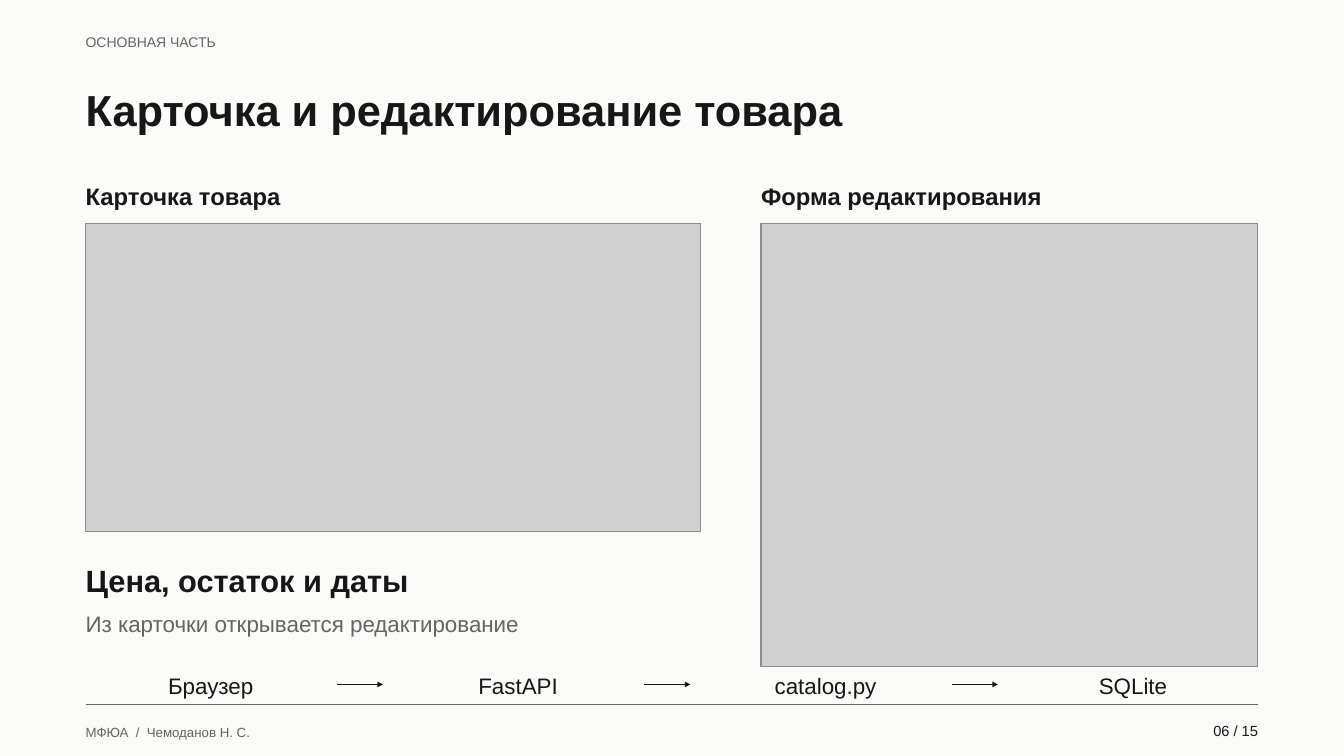
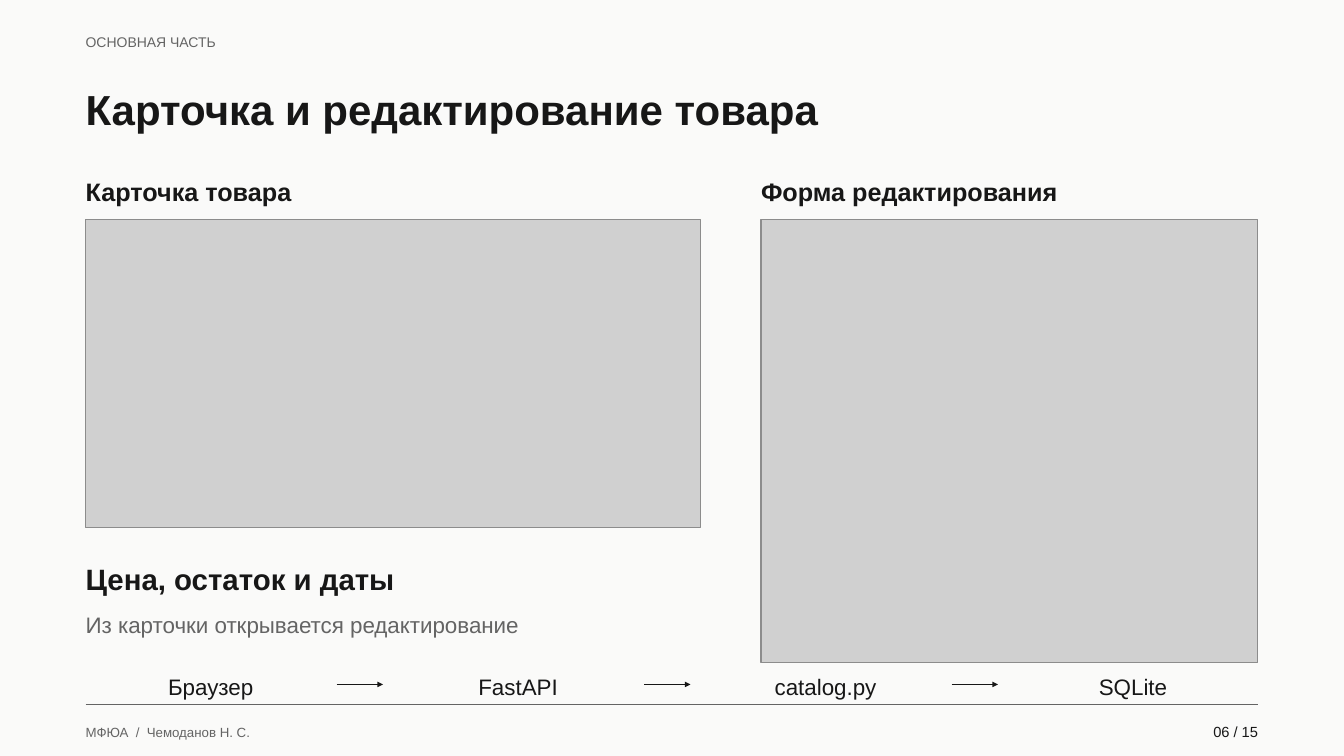
Before and after one commit to Koryza/kyyyyyrsach, a slide deck: slide 6 of docs/defense/catalog_defense.pptx. Drawn at 1344x756 pixels with LibreOffice and Linux fonts; fonts in the diff are those of the drawing; grey boxes stand for pictures. Boxes give left, top, right and bottom in pixels: in the first picture for what was removed or moved away, otherwise in the second. Text is boxed around its words. In the diff, an @@ line names an element or a change of style, - is before the commit and + after.

```diff
--- a/docs/defense/catalog_defense.pptx
+++ b/docs/defense/catalog_defense.pptx
@@ text "Карточка и редактирование товара" at (x1=86, y1=96, x2=818, y2=134): size 31 to 30 pt; line spacing 1.08 to 1.1 @@
@@ text "Карточка товара" at (x1=86, y1=183, x2=291, y2=207): size 17 to 18 pt; line spacing 1.08 to 1.1 @@
@@ text "Форма редактирования" at (x1=761, y1=183, x2=1057, y2=207): size 17 to 18 pt; line spacing 1.08 to 1.1 @@
@@ picture moved from (x1=86, y1=224, x2=701, y2=532) to (x1=86, y1=220, x2=701, y2=528) @@
@@ picture moved from (x1=761, y1=224, x2=1258, y2=667) to (x1=761, y1=220, x2=1258, y2=663) @@
@@ text "Цена, остаток и даты" at (x1=86, y1=569, x2=394, y2=596): size 22 to 21 pt; line spacing 1.08 to 1.1 @@
```
Also in this commit, not shown: 14 other slides changed, 7 other files.
